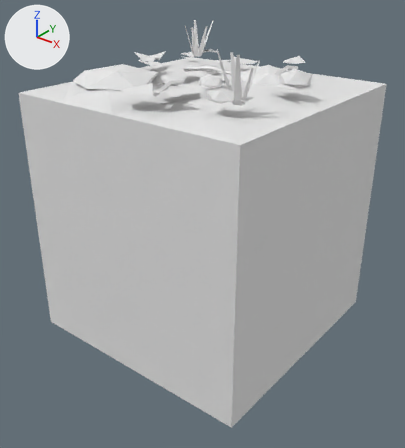
The FBX model Assets/Tiles/Forest/Forest Tile 0.fbx as it was, and as the next commit left it.
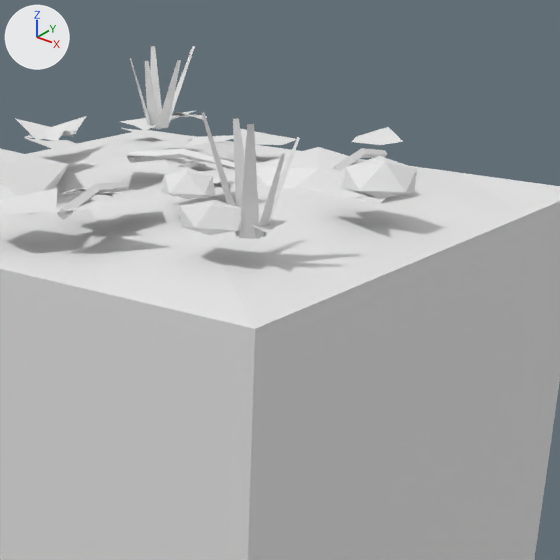
There are two pictures of each version: one whole from a 50 mm camera at (2.66, -3.4, 1.99) aimed at (0.05, -0.13, -0.04), one close up on the part from 31% to 93% of the width and 0% to 55% of the height. Arrows for +X, +Y and +Z are at upper left; the lights stay in place. The first two pictures are the older version. Where no turn or scale is listed for an object, it has been applied to the vertices. Vertices at exactly the same position are counted once.

The first close-up shows 'Forest Tile 0'.
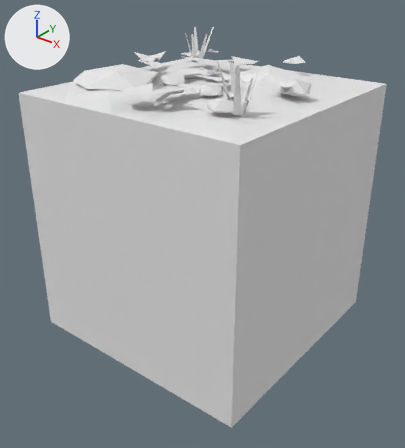
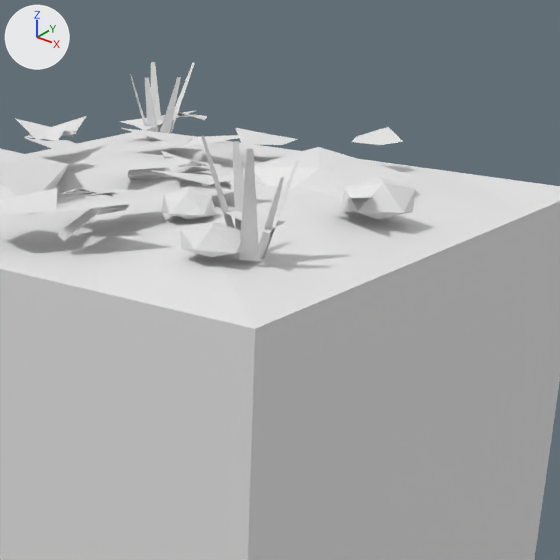
Edits to the bpy script that builds the scene:
```text
Change me_forest_tile_0:
    used by ob_forest_tile_0; location = (0.0, 0.0, 0.0)
    remove me_forest_tile_0.from_pydata(...)  # 269 vertices, 221 faces; spans x -1.0..1.0, y -1.0..1.0, z -1.0..1.46
    add me_forest_tile_0.from_pydata(...)  # 269 vertices, 221 faces; spans x -1.0..1.0, y -1.0..1.0, z -1.0..1.4
    me_forest_tile_0 part 1: the loose piece of 12 vertices spanning x 0.54..0.72, y -0.74..-0.58, z 1.16..1.24 is moved by (0.0, 0.0, -0.06)
    me_forest_tile_0 part 2: the loose piece of 12 vertices spanning x 0.22..0.39, y -0.44..-0.29, z 1.16..1.24 is moved by (0.0, 0.0, -0.06)
    me_forest_tile_0 part 3: the loose piece of 12 vertices spanning x 0.63..0.85, y -0.1..0.11, z 1.16..1.27 is moved by (0.0, 0.0, -0.06)
    me_forest_tile_0 part 4: the loose piece of 4 vertices spanning x -0.58..-0.45, y 0.54..0.62, z 1.15..1.42 is moved by (0.0, 0.0, -0.06)
    me_forest_tile_0 part 5: the loose piece of 4 vertices spanning x -0.62..-0.57, y 0.51..0.58, z 1.15..1.41 is moved by (0.0, 0.0, -0.06)
    me_forest_tile_0 part 6: the loose piece of 4 vertices spanning x -0.67..-0.59, y 0.5..0.59, z 1.15..1.41 is moved by (0.0, 0.0, -0.06)
    me_forest_tile_0 part 7: the loose piece of 4 vertices spanning x -0.7..-0.6, y 0.6..0.7, z 1.15..1.44 is moved by (0.0, 0.0, -0.06)
    me_forest_tile_0 part 8: the loose piece of 4 vertices spanning x -0.61..-0.53, y 0.62..0.75, z 1.15..1.45 is moved by (0.0, 0.0, -0.06)
    me_forest_tile_0 part 9: the loose piece of 4 vertices spanning x 0.73..0.79, y -0.63..-0.57, z 1.15..1.38 is moved by (0.0, 0.0, -0.06)
    me_forest_tile_0 part 10: the loose piece of 4 vertices spanning x 0.69..0.76, y -0.69..-0.61, z 1.15..1.46 is moved by (0.0, 0.0, -0.06)
    me_forest_tile_0 part 11: the loose piece of 4 vertices spanning x 0.56..0.68, y -0.64..-0.58, z 1.15..1.46 is moved by (0.0, 0.0, -0.06)
    me_forest_tile_0 part 12: the loose piece of 4 vertices spanning x 0.59..0.69, y -0.61..-0.52, z 1.15..1.44 is moved by (0.0, 0.0, -0.06)
    me_forest_tile_0 part 13: the loose piece of 4 vertices spanning x 0.69..0.78, y -0.59..-0.49, z 1.15..1.4 is moved by (0.0, 0.0, -0.06)
    me_forest_tile_0 part 14: the loose piece of 12 vertices spanning x 0.07..0.21, y -0.8..-0.39, z 1.15..1.22 is moved by (0.0, 0.0, -0.06)
    me_forest_tile_0 part 15: the loose piece of 12 vertices spanning x 0.42..0.48, y 0.2..0.57, z 1.15..1.22 is moved by (0.0, 0.0, -0.06)
    me_forest_tile_0 part 16: the loose piece of 12 vertices spanning x -0.22..0.18, y -0.05..0.07, z 1.15..1.22 is moved by (0.0, 0.0, -0.06)
```

Changed parts and their boxes [x1, y1, x2, y2] in the close-ups (560 x 560 px; the box of a moved part takes in the faces that stretch with it):
'Forest Tile 0', reshaped
    before: [0, 46, 560, 560]
    after: [0, 62, 560, 560]
part 1 of me_forest_tile_0, moved or reshaped
    before: [180, 200, 242, 235]
    after: [180, 222, 242, 257]
part 2 of me_forest_tile_0, moved or reshaped
    before: [161, 168, 216, 199]
    after: [161, 188, 215, 219]
part 3 of me_forest_tile_0, moved or reshaped
    before: [341, 156, 417, 199]
    after: [340, 176, 415, 219]
part 4 of me_forest_tile_0, moved or reshaped
    before: [156, 60, 181, 129]
    after: [157, 77, 181, 141]
part 5 of me_forest_tile_0, moved or reshaped
    before: [145, 61, 161, 129]
    after: [145, 78, 160, 141]
part 6 of me_forest_tile_0, moved or reshaped
    before: [130, 58, 153, 129]
    after: [130, 75, 151, 140]
part 7 of me_forest_tile_0, moved or reshaped
    before: [150, 46, 162, 117]
    after: [150, 62, 162, 132]
part 8 of me_forest_tile_0, moved or reshaped
    before: [168, 46, 195, 126]
    after: [170, 62, 195, 133]
part 9 of me_forest_tile_0, moved or reshaped
    before: [254, 154, 285, 239]
    after: [253, 177, 284, 262]
part 10 of me_forest_tile_0, moved or reshaped
    before: [239, 124, 260, 239]
    after: [239, 149, 259, 261]
part 11 of me_forest_tile_0, moved or reshaped
    before: [202, 112, 240, 237]
    after: [201, 136, 239, 259]
part 12 of me_forest_tile_0, moved or reshaped
    before: [233, 118, 245, 207]
    after: [232, 141, 244, 230]
part 13 of me_forest_tile_0, moved or reshaped
    before: [263, 137, 300, 237]
    after: [263, 160, 299, 259]
part 14 of me_forest_tile_0, moved or reshaped
    before: [57, 182, 129, 220]
    after: [58, 204, 129, 241]
part 15 of me_forest_tile_0, moved or reshaped (not visible afterwards)
    before: [333, 148, 387, 172]
part 16 of me_forest_tile_0, moved or reshaped
    before: [127, 148, 235, 170]
    after: [128, 167, 234, 184]
